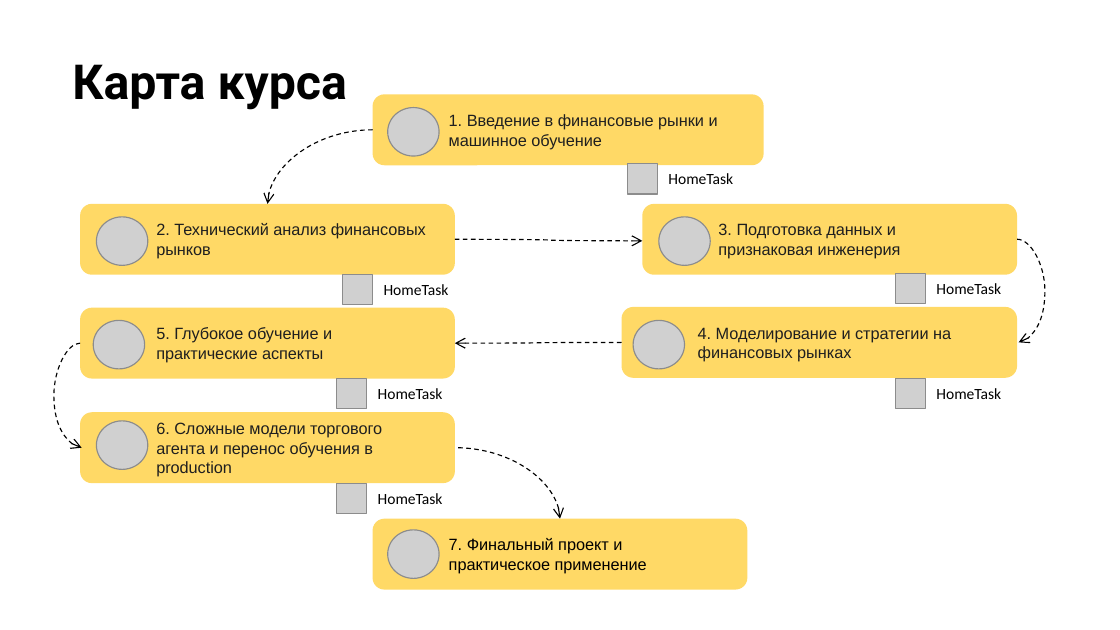
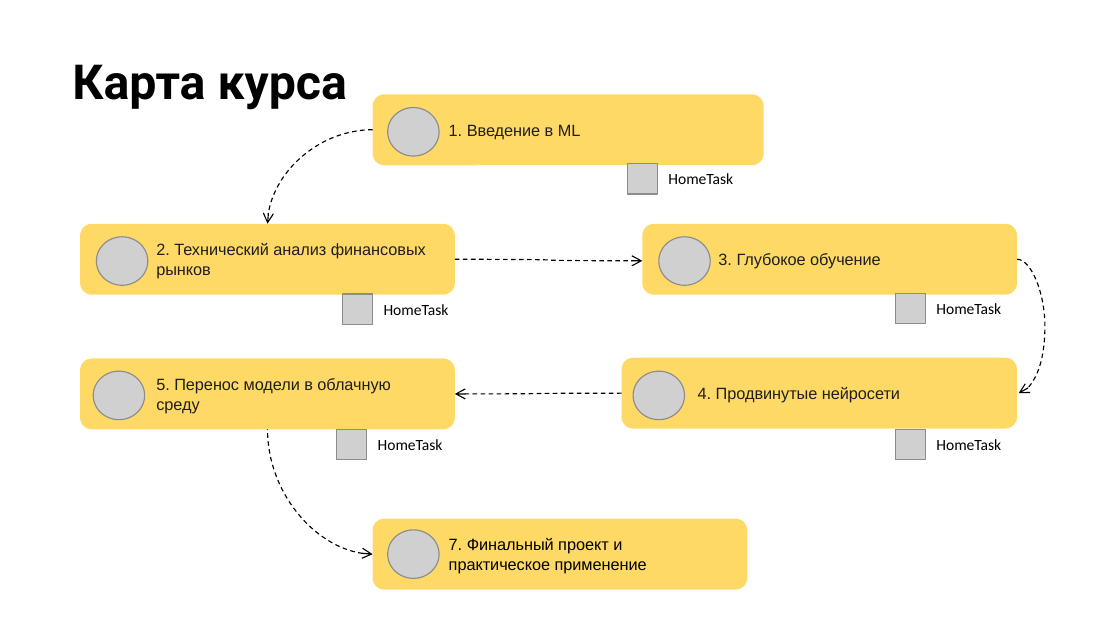
Before and after one commit to stureiko/Otus_lectures, a slide deck: slide 11 of FinML/01 - Intro/Presentation/01 - Intro.pptx. Drawn at 1120x630 pixels with LibreOffice and Linux fonts; fonts in the diff are those of the drawing; grey boxes stand for pictures; background and template pictures are left out. Boxes give left, top, right and bottom in pixels: in the first picture for what was removed or moved away, otherwise in the second. Text is boxed around its words. In the diff, an @@ line names an element or a change of style, - is before the commit and + after.

```diff
--- a/FinML/01 - Intro/Presentation/01 - Intro.pptx
+++ b/FinML/01 - Intro/Presentation/01 - Intro.pptx
@@ curved arrow moved from (373, 130) - (268, 204) to (373, 130) - (268, 224) @@
@@ text in rounded rectangle at [449, 124, 581, 140]: text changed @@
-1. Введение в финансовые рынки и машинное обучение
+1. Введение в ML
@@ 4 pictures, 2 rounded rectangles, 2 texts, 1 curved arrow: place and size @@
-4 pictures, 2 rounded rectangles, 2 texts, 1 curved arrow at [81, 204, 1017, 305]
+4 pictures, 2 rounded rectangles, 2 texts, 1 curved arrow at [81, 224, 1017, 325]
@@ text in rounded rectangle at [718, 253, 881, 269]: text changed @@
-3. Подготовка данных и признаковая инженерия
+3. Глубокое обучение
@@ curved arrow moved from (1017, 240) - (1019, 343) to (1017, 259) - (1019, 393) @@
@@ 4 pictures, 2 texts, 2 rounded rectangles, 1 curved arrow: place and size @@
-4 pictures, 2 texts, 2 rounded rectangles, 1 curved arrow at [81, 307, 1017, 409]
+4 pictures, 2 texts, 2 rounded rectangles, 1 curved arrow at [81, 357, 1017, 459]
@@ text in rounded rectangle at [156, 378, 390, 413]: text changed @@
-5. Глубокое обучение и практические аспекты
+5. Перенос модели в облачную среду
@@ text in rounded rectangle at [698, 387, 900, 403]: text changed @@
-4. Моделирование и стратегии на финансовых рынках
+4. Продвинутые нейросети
@@ rounded rectangle removed at [81, 412, 456, 483] @@
-6. Сложные модели торгового агента и перенос обучения в production
@@ picture removed at [96, 421, 148, 469] @@
@@ curved arrow moved from (82, 448) - (81, 343) to (373, 554) - (268, 429) @@
@@ curved arrow removed from (455, 448) to (560, 519) @@
@@ picture removed at [336, 483, 366, 513] @@
@@ text removed at [378, 493, 443, 504] @@
-HomeTask
```
Also in this commit, not shown: 8 other slides changed, 10 slides added, 9 slides removed, 44 other files.
